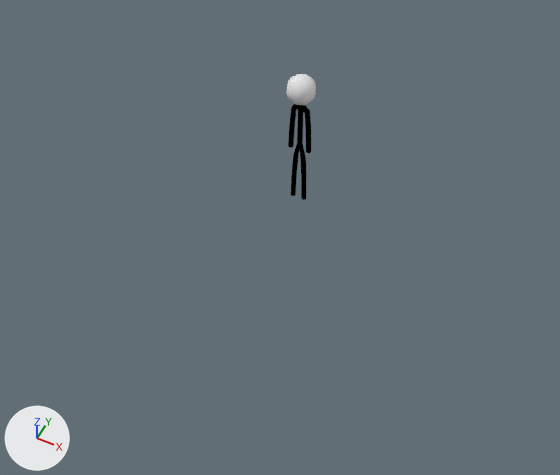
The Blender file Models/Characters/stick.blend, before and after one commit.
The view is the same before and after, from a 50 mm camera at (21.7, -47.3, 47.3) aimed at (0.8, -5.6, -4.9). The axes (+X, +Y, +Z) are drawn at lower left. The lights are the same throughout.

Objects in the first picture: 'Body', 'Head'.
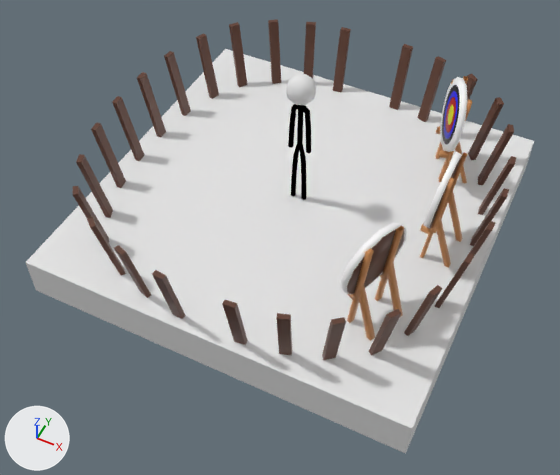
The change in detail:
Picture 'bowTrainingStand.png' (img_bowtrainingstand_png) is new.
Material 'bowTrainingStand.png' (mat_bowtrainingstand_png) is new.
Its texture is img_bowtrainingstand_png.
Mesh me_cube_004 is new.
It has 476 vertices, 314 faces and spans x -18.2..18.2, y -18.5..18.4, z -5.2..5.1.
It uses material mat_bowtrainingstand_png (picture img_bowtrainingstand_png).
Object 'Cube.001' (ob_cube_001) is new; it shows a copy of the mesh of ob_cube.
Its location is (0.0, 0.0, -7.16).
Its scale is (18.0, 18.0, 2.0).
Object 'BowTrainingGround' (ob_bowtrainingground) is new; it shows me_cube_004.
Its location is (0.0, 0.0, 0.0).

Pixel boxes [x1, y1, x2, y2] of what changed, in the pictures (560 x 475 px):
'Cube.001', added: after [25, 49, 534, 453]
'BowTrainingGround', added (brown): after [73, 19, 516, 360]
